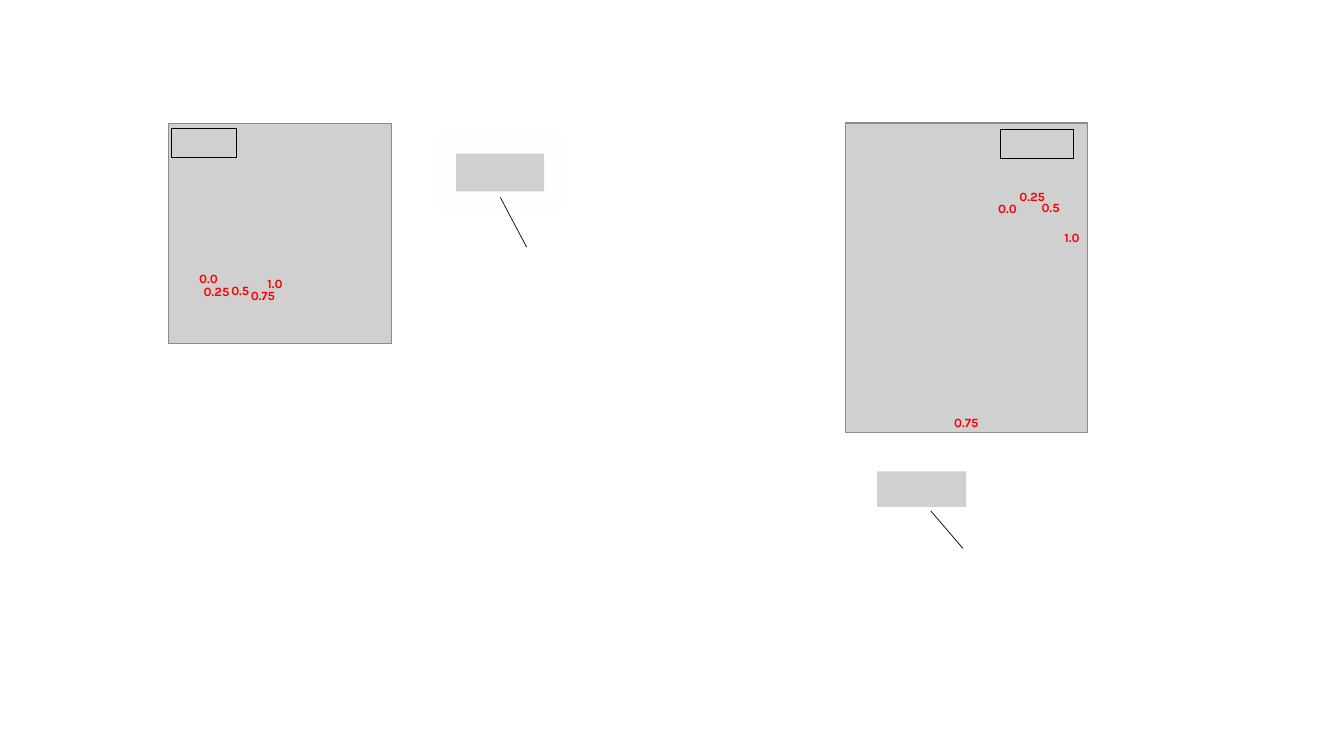
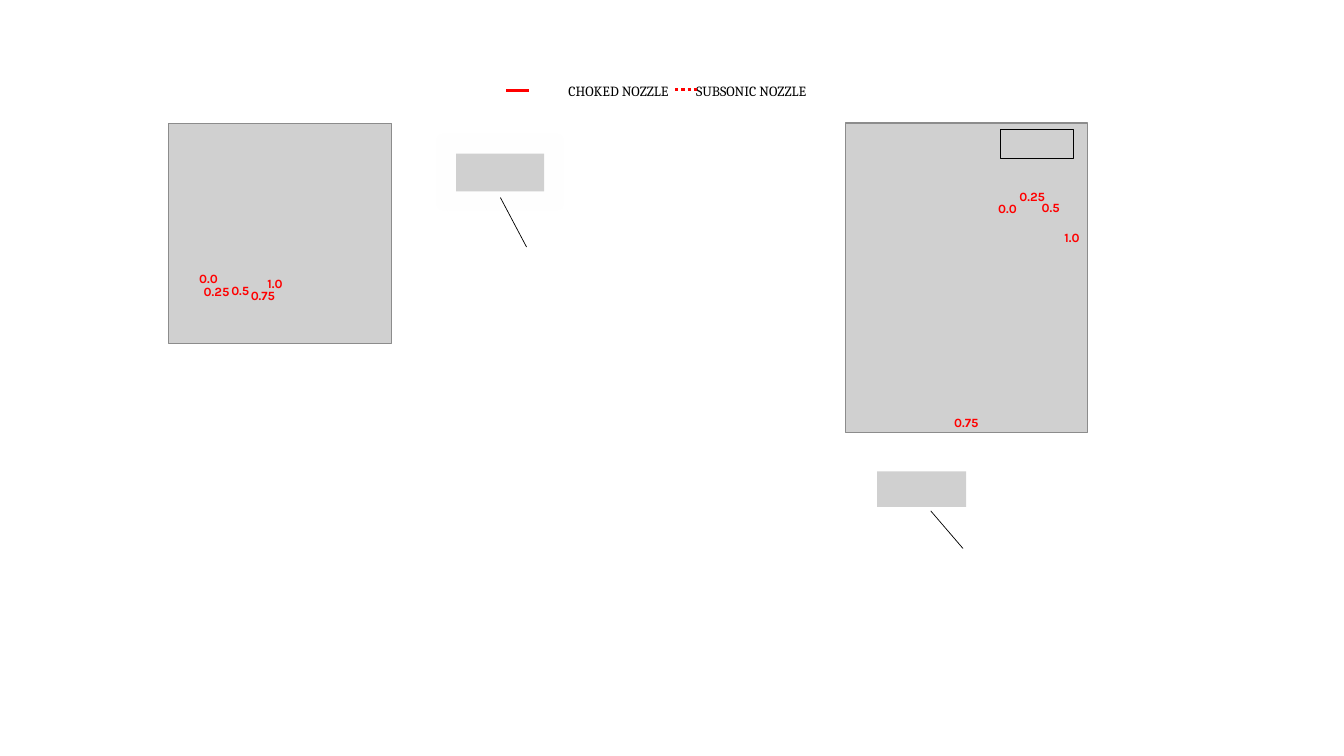
Before and after one commit to alvarodelrio22/Proyecto-Aerorreactores, a slide deck: slide 1 of Single Spool Turbojet/Results/Operation/Operating Lines/Operating Lines - Detail.pptx. Drawn at 1344x756 pixels with LibreOffice and Linux fonts; fonts in the diff are those of the drawing; grey boxes stand for pictures; background and template pictures are left out. Boxes give left, top, right and bottom in pixels: in the first picture for what was removed or moved away, otherwise in the second. Text is boxed around its words. In the diff, an @@ line names an element or a change of style, - is before the commit and + after.

```diff
--- a/Single Spool Turbojet/Results/Operation/Operating Lines/Operating Lines - Detail.pptx
+++ b/Single Spool Turbojet/Results/Operation/Operating Lines/Operating Lines - Detail.pptx
@@ text added at box(568, 86, 806, 96), 10 pt, text #000000 @@
+CHOKED NOZZLE SUBSONIC NOZZLE
@@ line added from (506, 91) to (528, 91), #FF0000 2.25 pt @@
@@ line added from (676, 90) to (698, 90), #FF0000 2.25 pt dashed @@
@@ picture removed at box(171, 128, 237, 157) @@
```
Also in this commit, not shown: 4 other files.
